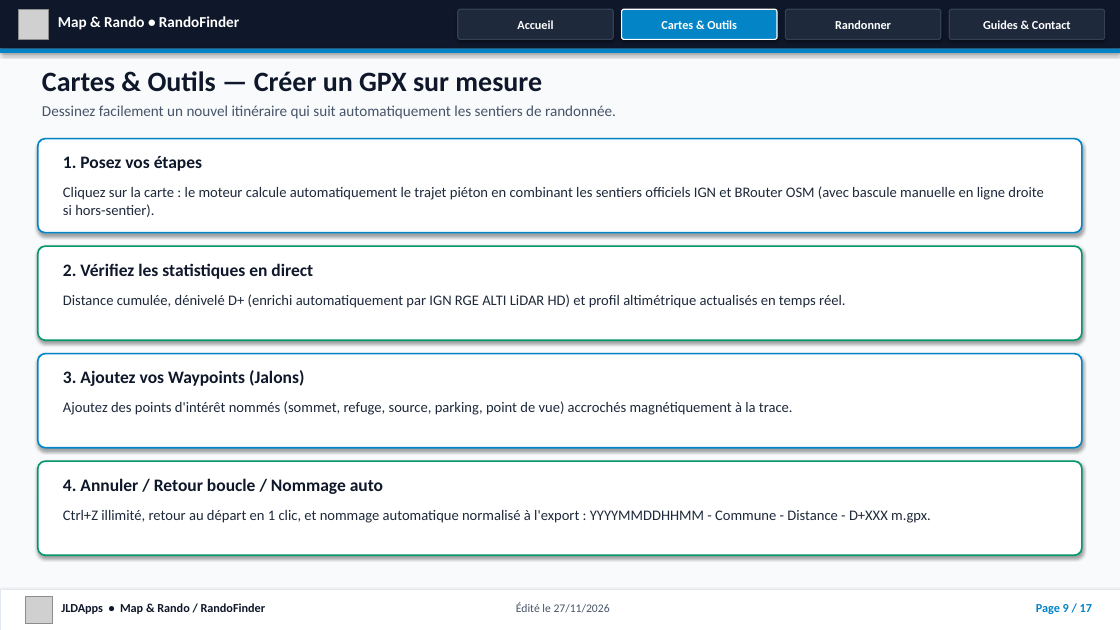
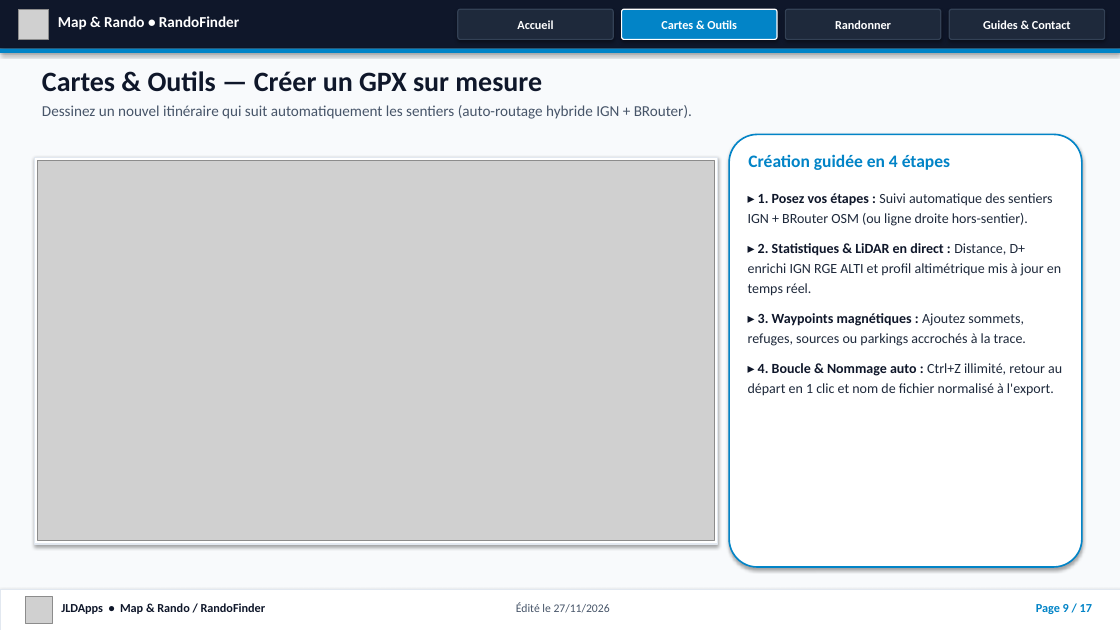
Before and after one commit to jusitafu/RandoFinder, a slide deck: slide 9 of docs/Presentation_RandoFinder_JLDApps.pptx. Drawn at 1120x630 pixels with LibreOffice and Linux fonts; fonts in the diff are those of the drawing; grey boxes stand for pictures. Boxes give left, top, right and bottom in pixels: in the first picture for what was removed or moved away, otherwise in the second. Text is boxed around its words. In the diff, an @@ line names an element or a change of style, - is before the commit and + after.

Commit message:
v244: Ajout des captures d ecran HD sur toutes les slides GPX (Charger, Creer, Modifier) et Randonner (Club/Test, Survol/Impression, Chargement) dans Presentation_RandoFinder_JLDApps.pptx

```diff
--- a/docs/Presentation_RandoFinder_JLDApps.pptx
+++ b/docs/Presentation_RandoFinder_JLDApps.pptx
@@ text at bbox=[42, 105, 692, 119]: text changed @@
-Dessinez facilement un nouvel itinéraire qui suit automatiquement les sentiers de randonnée.
+Dessinez un nouvel itinéraire qui suit automatiquement les sentiers (auto-routage hybride IGN + BRouter).
@@ rounded rectangle removed at bbox=[38, 139, 1082, 233] @@
@@ rounded rectangle added at bbox=[729, 134, 1082, 567], fill #FFFFFF, outline #0284C7 1.4 pt @@
@@ rectangle added at bbox=[34, 157, 718, 544], fill #FFFFFF, outline #E2E8F0 1.2 pt @@
@@ picture added at bbox=[38, 160, 714, 541] @@
@@ text removed at bbox=[63, 156, 202, 171] @@
-1. Posez vos étapes
@@ text added at bbox=[748, 154, 950, 170], 15 pt, text #0284C7, bold @@
+Création guidée en 4 étapes
@@ text removed at bbox=[63, 186, 1043, 217] @@
-Cliquez sur la carte : le moteur calcule automatiquement le trajet piéton en combinant les sentiers officiels IGN et BRouter OSM (avec bascule manuelle en ligne droite si hors-sentier).
@@ text at bbox=[748, 193, 1062, 396]: text changed; size 15 to 12 pt; text colour #0F172A to #1E293B; bold off @@
-2. Vérifiez les statistiques en direct
+▸ 1. Posez vos étapes : Suivi automatique des sentiers IGN + BRouter OSM (ou ligne droite hors-sentier).
+▸ 2. Statistiques & LiDAR en direct : Distance, D+ enrichi IGN RGE ALTI et profil altimétrique mis à jour en temps réel.
+▸ 3. Waypoints magnétiques : Ajoutez sommets, refuges, sources ou parkings accrochés à la trace.
+▸ 4. Boucle & Nommage auto : Ctrl+Z illimité, retour au départ en 1 clic et nom de fichier normalisé à l'export.
@@ rounded rectangle removed at bbox=[38, 246, 1082, 340] @@
@@ text removed at bbox=[63, 294, 845, 308] @@
-Distance cumulée, dénivelé D+ (enrichi automatiquement par IGN RGE ALTI LiDAR HD) et profil altimétrique actualisés en temps réel.
@@ rounded rectangle removed at bbox=[38, 354, 1082, 448] @@
@@ text removed at bbox=[63, 370, 304, 386] @@
-3. Ajoutez vos Waypoints (Jalons)
@@ text removed at bbox=[63, 401, 793, 415] @@
-Ajoutez des points d'intérêt nommés (sommet, refuge, source, parking, point de vue) accrochés magnétiquement à la trace.
@@ rounded rectangle removed at bbox=[38, 461, 1082, 555] @@
@@ text removed at bbox=[63, 478, 383, 494] @@
-4. Annuler / Retour boucle / Nommage auto
@@ text removed at bbox=[63, 510, 931, 523] @@
-Ctrl+Z illimité, retour au départ en 1 clic, et nommage automatique normalisé à l'export : YYYYMMDDHHMM - Commune - Distance - D+XXX m.gpx.
```
Also in this commit, not shown: 5 other slides changed, 2 other files.
